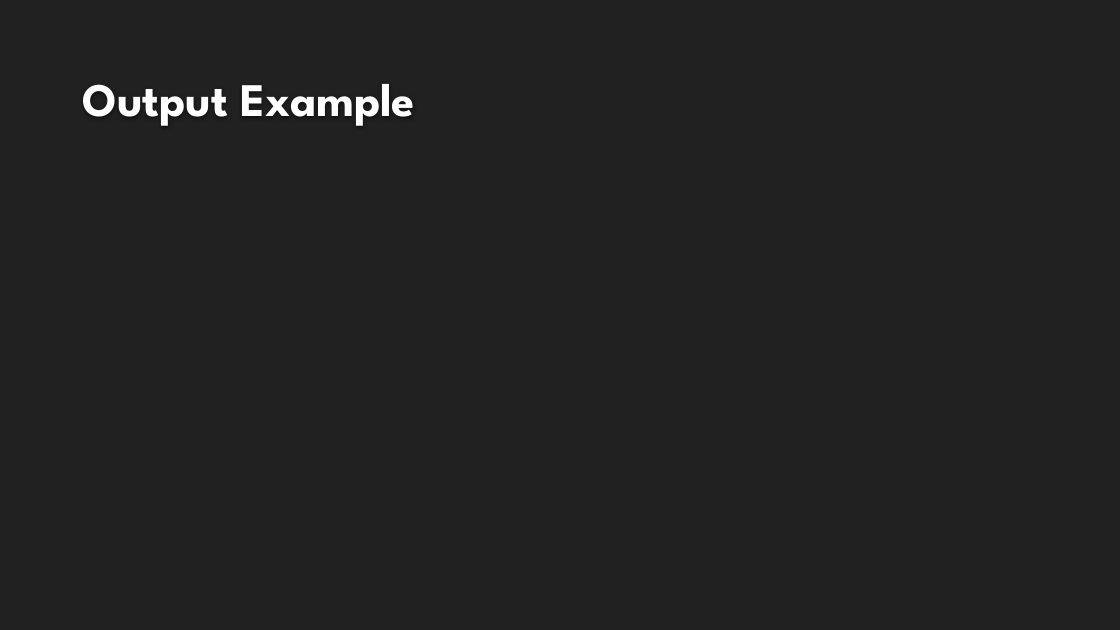
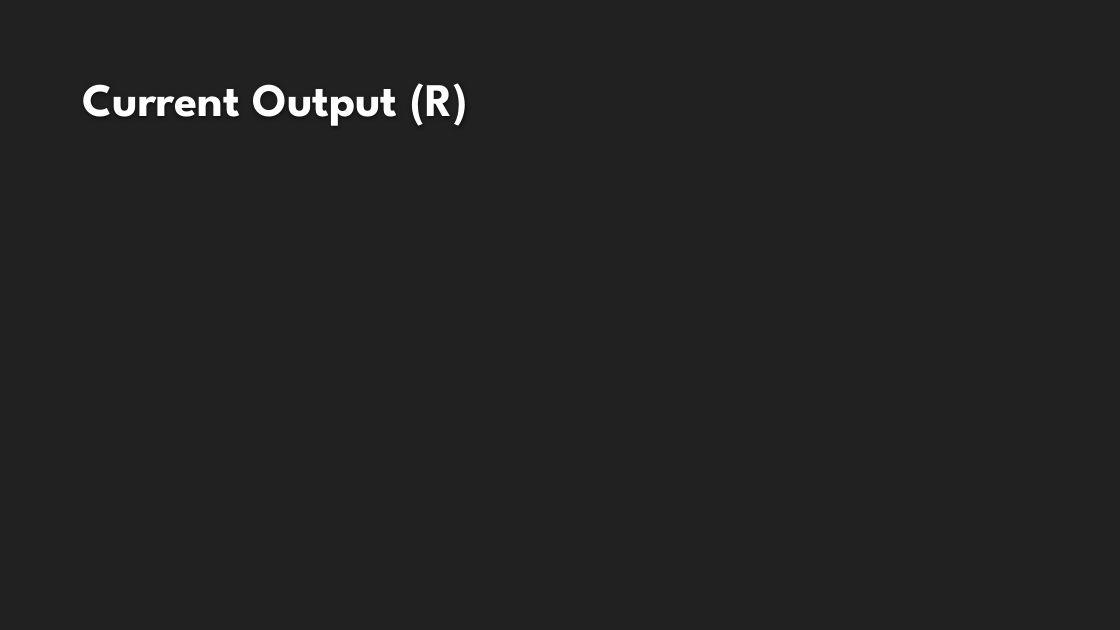
Before and after one commit to NCBI-Hackathons/Scan2CNV, a slide deck: slide 6 of files/Final_Present.pptx. Drawn at 1120x630 pixels with LibreOffice and Linux fonts; fonts in the diff are those of the drawing; background and template pictures are left out. Boxes give left, top, right and bottom in pixels: in the first picture for what was removed or moved away, otherwise in the second. Text is boxed around its words. In the diff, an @@ line names an element or a change of style, - is before the commit and + after.

```diff
--- a/files/Final_Present.pptx
+++ b/files/Final_Present.pptx
@@ title at (83,83,468,126): text changed @@
-Output Example
+Current Output (R)
```
Also in this commit, not shown: 4 other slides changed.
